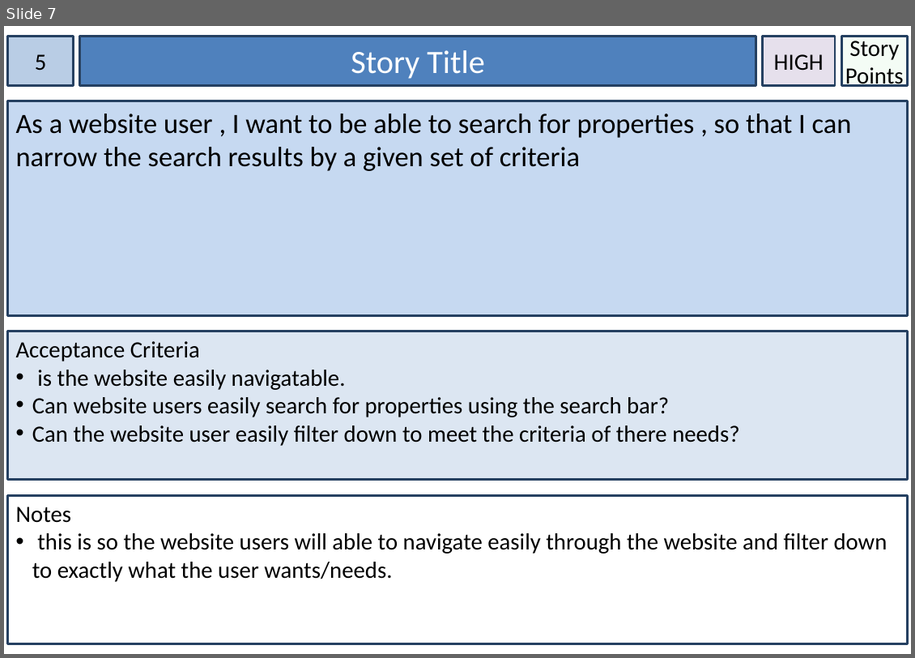
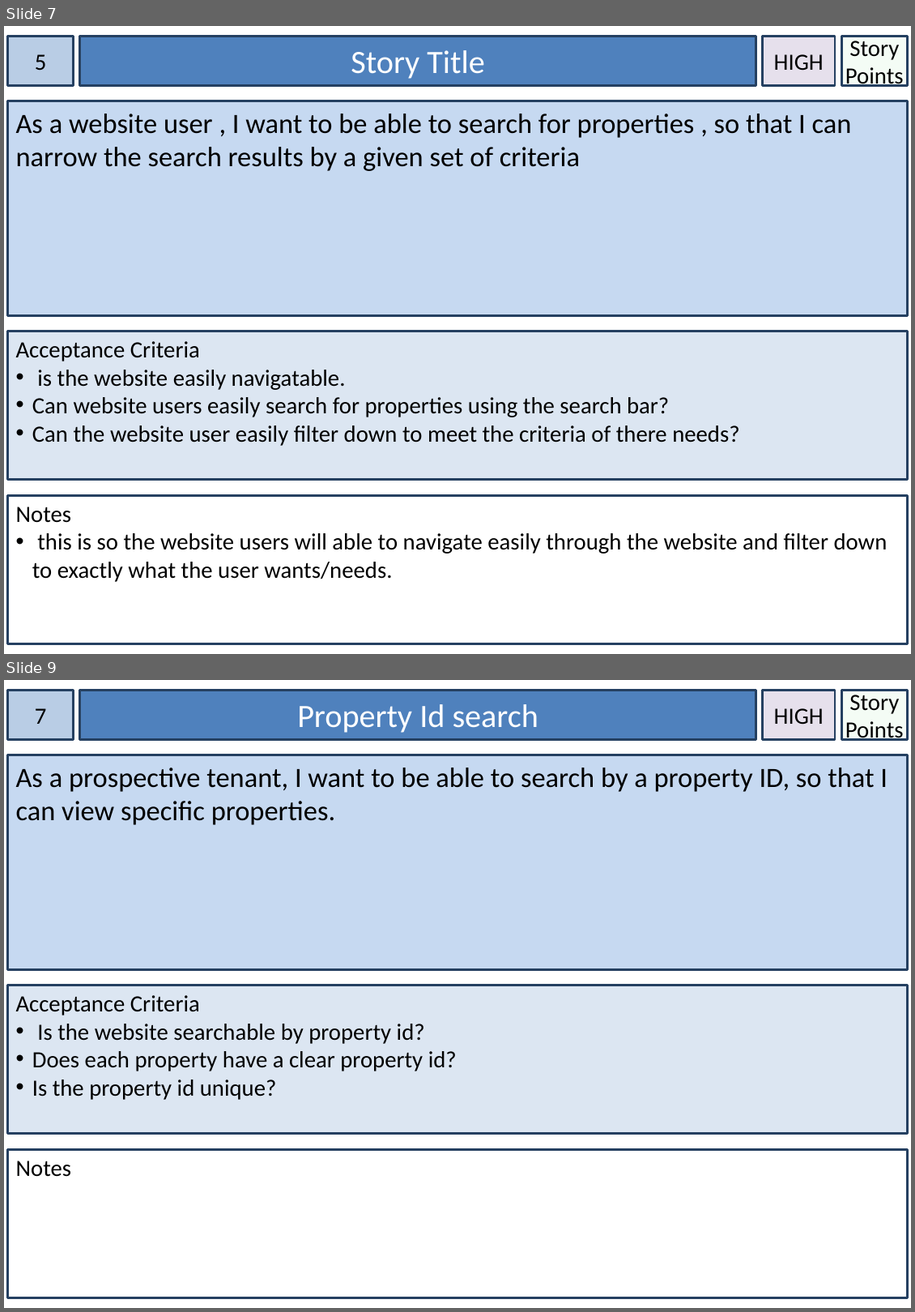
Before and after one commit to neeby/flowerpotmen, a slide deck: Things.pptx. Shown one above the other, each under a label of ours: slide 7 before the commit, slides 7 and 9 after it; the slides between them are not shown. The pictures are 915x658 and 915x1312 pixels, drawn with LibreOffice and Linux fonts; fonts in the diff are those of the drawing. Boxes give left, top, right and bottom in pixels: in the first picture for what was removed or moved away, otherwise in the second. Text is boxed around its words. In the diff, an @@ line names an element or a change of style, - is before the commit and + after.

```diff
--- a/Things.pptx
+++ b/Things.pptx
@@ slide 9 added at [4, 680, 911, 1308], background #FFFFFF @@
@@ rectangle added at [7, 690, 74, 739], fill #B9CDE5, outline #254061 2 pt, 20 pt, text #000000 @@
+7
@@ rectangle added at [80, 690, 756, 739], fill #4F81BD, outline #254061 2 pt, 28 pt, text #FFFFFF @@
+Property Id search
@@ rectangle added at [763, 690, 836, 739], fill #E6E0EC, outline #254061 2 pt, 20 pt, text #000000 @@
+HIGH
@@ rectangle added at [842, 690, 908, 739], fill #CCF0CD at 20% opacity, outline #254061 2 pt, 20 pt, text #000000 @@
+Story Points
@@ rectangle added at [7, 755, 908, 970], fill #C6D9F1, outline #254061 2 pt, 24 pt, text #000000 @@
+As a prospective tenant, I want to be able to search by a property ID, so that I can view specific properties.
@@ rectangle added at [7, 985, 908, 1134], fill #DCE6F2, outline #254061 2 pt, 20 pt, text #000000 @@
+Acceptance Criteria
+• Is the website searchable by property id?
+• Does each property have a clear property id?
+• Is the property id unique?
@@ rectangle added at [7, 1150, 908, 1298], fill #FFFFFF, outline #254061 2 pt, 20 pt, text #000000 @@
+Notes
```
Also in this commit, not shown: 3 other slides added.
